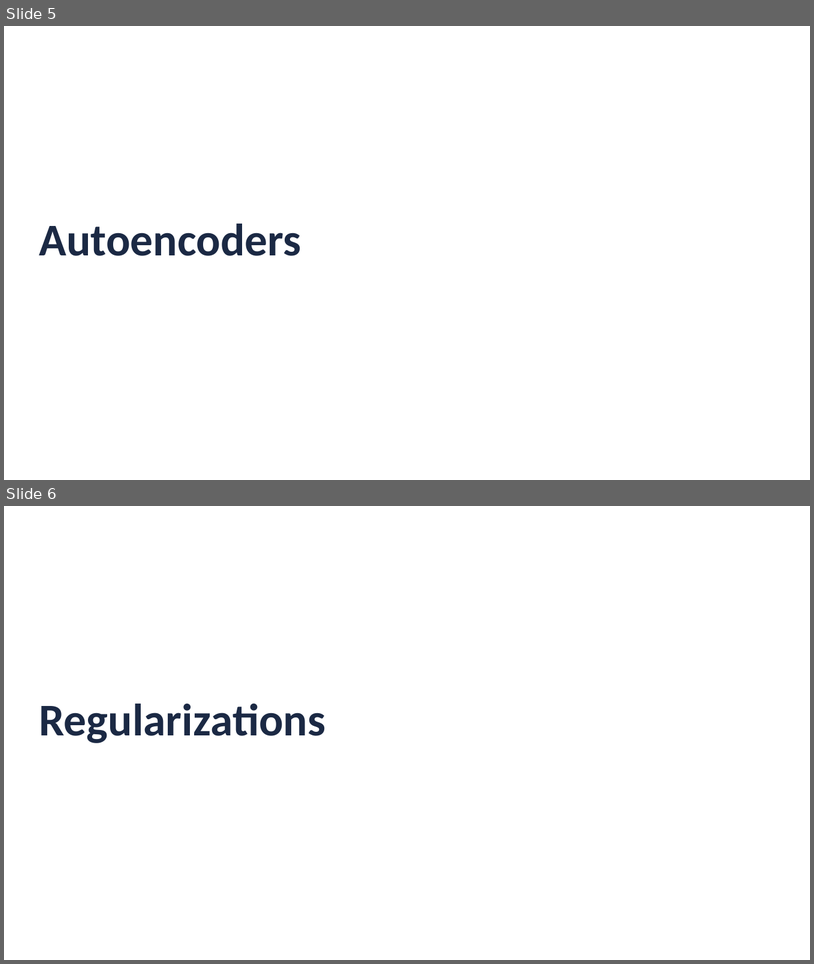
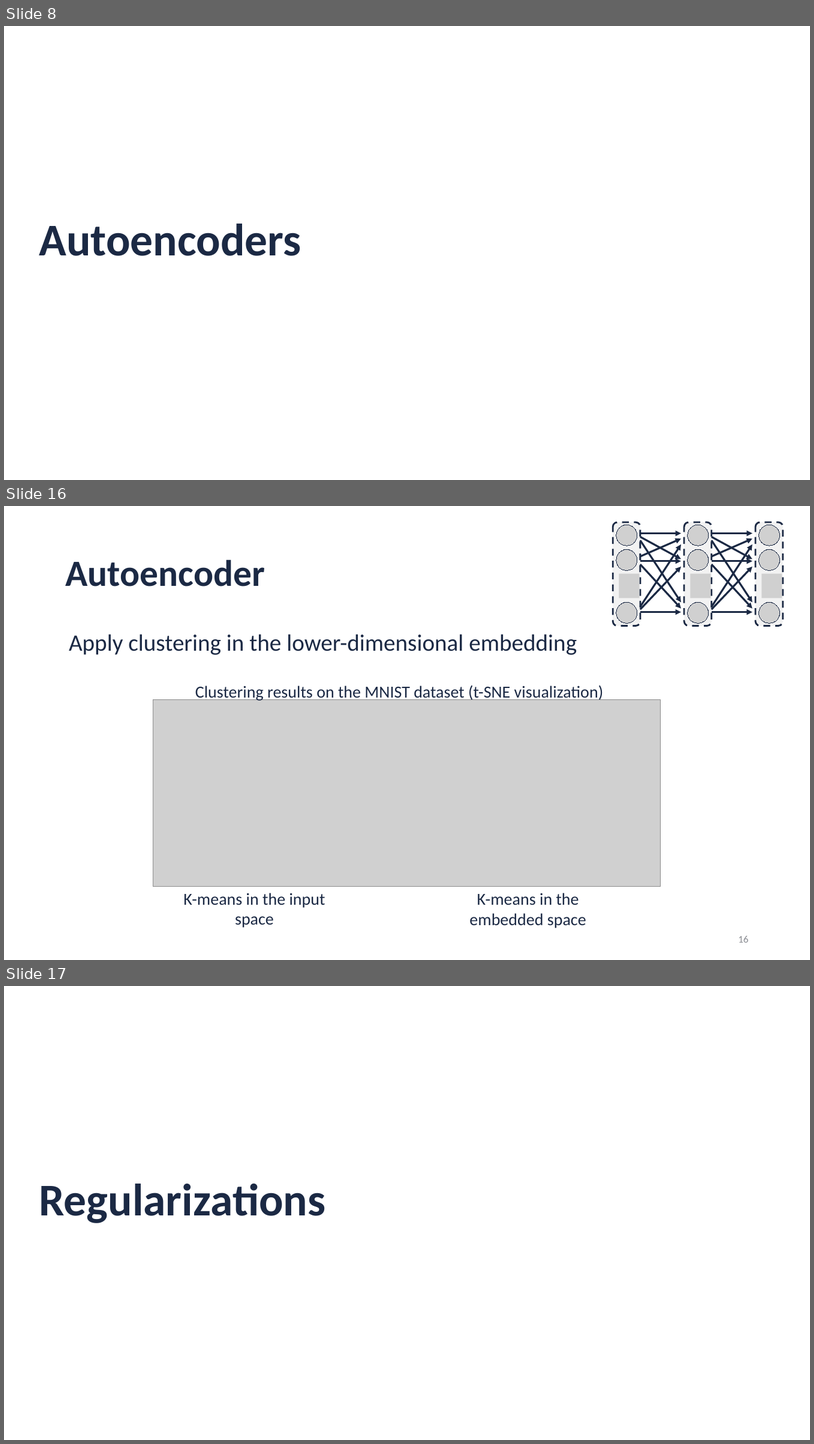
Before and after one commit to JorisRoels/deep-learning-biology, a slide deck: slides/2020-dlb-5-unsupervised-neural-networks.pptx. Shown one above the other, each under a label of ours: slides 5 and 6 before the commit, slides 8, 16 and 17 after it; the slides between them are not shown. The pictures are 814x964 and 814x1444 pixels, drawn with LibreOffice and Linux fonts; fonts in the diff are those of the drawing; grey boxes stand for pictures; background and template pictures are left out. Boxes give left, top, right and bottom in pixels: in the first picture for what was removed or moved away, otherwise in the second. Text is boxed around its words. In the diff, an @@ line names an element or a change of style, - is before the commit and + after.

```diff
--- a/slides/2020-dlb-5-unsupervised-neural-networks.pptx
+++ b/slides/2020-dlb-5-unsupervised-neural-networks.pptx
@@ slide 16 added at bbox=[4, 506, 810, 960], background #FFFFFF @@
@@ title added at bbox=[65, 559, 265, 586], 44 pt, text #1B2944, bold @@
+Autoencoder
@@ group added at bbox=[613, 522, 783, 626]: 18 arrows, 12 pictures, 3 rounded rectangles @@
@@ text added at bbox=[69, 634, 577, 655], 28 pt, text #1B2944 @@
+Apply clustering in the lower-dimensional embedding
@@ text added at bbox=[195, 685, 604, 702], 20 pt, text #1B2944 @@
+Clustering results on the MNIST dataset (t-SNE visualization)
@@ picture added at bbox=[153, 700, 661, 886] @@
@@ text added at bbox=[183, 892, 326, 927], 20 pt, text #1B2944 @@
+K-means in the input space
@@ text added at bbox=[470, 892, 587, 928], 20 pt, text #1B2944 @@
+K-means in the embedded space
@@ page number added at bbox=[738, 936, 749, 942], 12 pt, text #898B91 @@
+16
@@ what was slide 5 is now slide 8 @@
@@ what was slide 6 is now slide 17 @@
```
Also in this commit, not shown: 2 slides changed, 24 other slides added, 1 slide removed, 1 other file.
